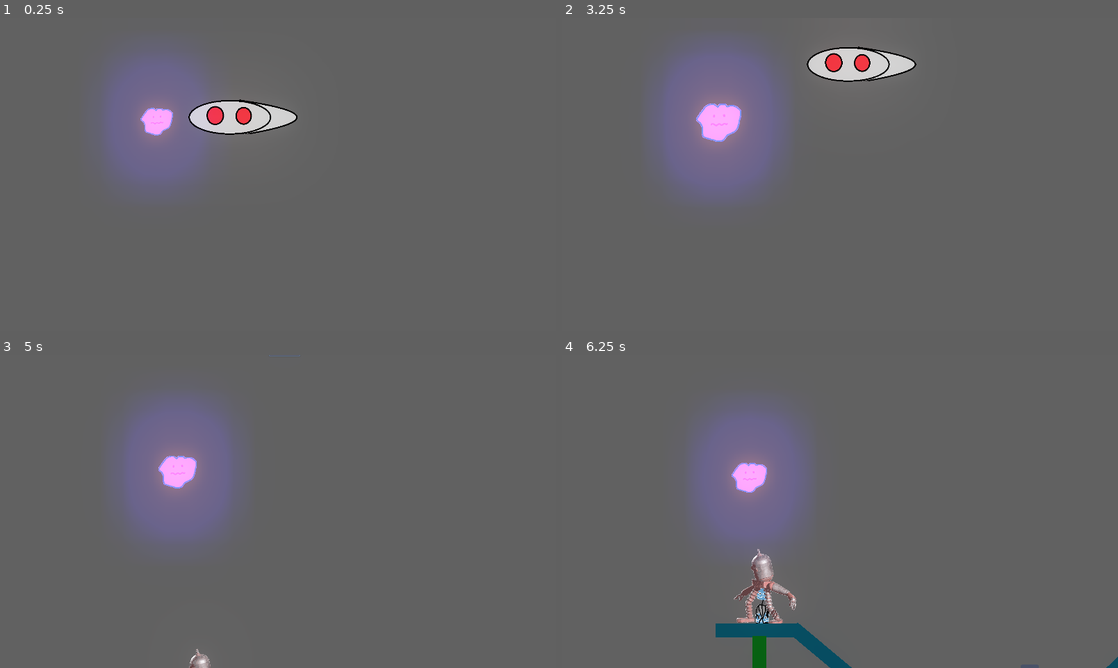
Above: before the commit, frames 1-4 (two rows, left to right).
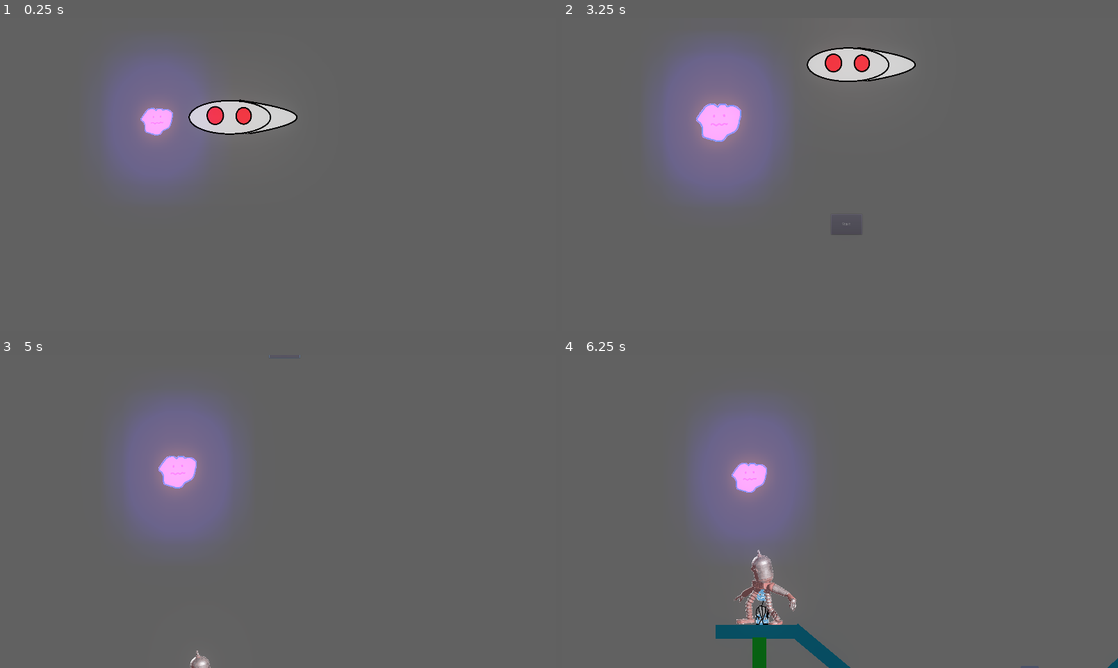
Above: after the commit, the same moments.

Repository: DeepHorizonsCL/perrobot
Game: Godot game, scene res://Scenes/Mapa.tscn
Two runs of this game, one before a commit and one after it. Both use one fixed random seed, a clock stepped at 60 frames per second and the inputs below. The engine's default icon, where the game draws it, is replaced by a stand-in: a white triangle on a blue panel in a dark square.
Inputs:
- Up to frame 1 (0.25 s): no input
- Up to frame 2 (3.25 s): tap Enter (ui_accept) at 0.5, 0.77, 1.52, 3.02 s; hold Right (ui_right) 0.53-2.03 s; hold Left (ui_left) 2.03-2.78 s; hold Right (ui_right) from 2.78 s (still down)
- Up to frame 3 (5 s): release Right (ui_right) at 3.5 s; click "Start" at 3.5 s; click "Start" at 4.25 s
- Up to frame 4 (6.25 s): hold Right (ui_right) 5.03-5.78 s; tap Enter (ui_accept) at 5.27, 6.02 s; hold Left (ui_left) from 5.78 s (still down)

The runs differ from the first frame. In frame 2, 0.2% of the frame differs, in the area x 44-64%, y 9-70%; in frame 3, 0.1%; in frame 4, 0.8%, in the area x 27-100%, y 62-100%.

Commit message:
MOD: Animación de muerte

Diff:
--- a/Objects/incorporeo.tscn
+++ b/Objects/Player/incorporeo.tscn
@@ -3,16 +3,17 @@
 [ext_resource path="res://Sprites/incorporeo.png" type="Texture" id=1]
 [ext_resource path="res://Scripts/incorporeo.gd" type="Script" id=2]
 
-[sub_resource type="CircleShape2D" id=2]
+[sub_resource type="CircleShape2D" id=1]
 radius = 39.1948
 
 [node name="Incorporeo" type="Node2D"]
+modulate = Color( 6.87, 1.75, 21.38, 0.2 )
 script = ExtResource( 2 )
 
 [node name="Area2D" type="Area2D" parent="."]
 
 [node name="CollisionShape2D" type="CollisionShape2D" parent="Area2D"]
-shape = SubResource( 2 )
+shape = SubResource( 1 )
 
 [node name="incorporeo" type="Sprite" parent="."]
 texture = ExtResource( 1 )
--- a/Objects/Player/roboto.tscn
+++ b/Objects/Player/roboto.tscn
@@ -16,15 +16,11 @@
 [ext_resource path="res://Sprites/roboto/chikito/idle_chikito/Idle_chikito0002.png" type="Texture" id=14]
 [ext_resource path="res://Sprites/roboto/chikito/idle_chikito/Idle_chikito0003.png" type="Texture" id=15]
 [ext_resource path="res://Sprites/roboto/chikito/idle_chikito/Idle_chikito0004.png" type="Texture" id=16]
-[ext_resource path="res://Sprites/roboto/chikito/corriendo_chikito/run_chikito0005.png" type="Texture" id=17]
 [ext_resource path="res://Sprites/roboto/chikito/saltando/land/saltando_chikito0020.png" type="Texture" id=18]
-[ext_resource path="res://Sprites/roboto/chikito/corriendo_chikito/run_chikito0006.png" type="Texture" id=19]
-[ext_resource path="res://Sprites/roboto/chikito/corriendo_chikito/run_chikito0008.png" type="Texture" id=20]
 [ext_resource path="res://Sprites/roboto/chikito/idle_chikito/Idle_chikito0024.png" type="Texture" id=21]
 [ext_resource path="res://Sprites/roboto/chikito/saltando/presalto/saltando_chikito0000.png" type="Texture" id=22]
 [ext_resource path="res://Sprites/roboto/chikito/idle_chikito/Idle_chikito0011.png" type="Texture" id=23]
 [ext_resource path="res://Sprites/roboto/chikito/saltando/presalto/saltando_chikito0008.png" type="Texture" id=24]
-[ext_resource path="res://Sprites/roboto/chikito/corriendo_chikito/run_chikito0004.png" type="Texture" id=25]
 [ext_resource path="res://Sprites/roboto/chikito/idle_chikito/Idle_chikito0007.png" type="Texture" id=26]
 [ext_resource path="res://Sprites/roboto/chikito/idle_chikito/Idle_chikito0016.png" type="Texture" id=27]
 [ext_resource path="res://Sprites/roboto/chikito/saltando/land/saltando_chikito0024.png" type="Texture" id=28]
@@ -33,28 +29,22 @@
 [ext_resource path="res://Sprites/roboto/chikito/idle_chikito/Idle_chikito0014.png" type="Texture" id=31]
 [ext_resource path="res://Sprites/roboto/chikito/saltando/land/saltando_chikito0025.png" type="Texture" id=32]
 [ext_resource path="res://Sprites/roboto/chikito/saltando/land/saltando_chikito0026.png" type="Texture" id=33]
-[ext_resource path="res://Sprites/roboto/chikito/corriendo_chikito/run_chikito0002.png" type="Texture" id=34]
 [ext_resource path="res://Sprites/roboto/chikito/saltando/postsalto/saltando_chikito0014.png" type="Texture" id=35]
-[ext_resource path="res://Sprites/roboto/chikito/corriendo_chikito/run_chikito0009.png" type="Texture" id=36]
 [ext_resource path="res://Sprites/roboto/chikito/idle_chikito/Idle_chikito0027.png" type="Texture" id=37]
 [ext_resource path="res://Sprites/roboto/chikito/saltando/salto/saltando_chikito0012.png" type="Texture" id=38]
 [ext_resource path="res://Sprites/roboto/chikito/saltando/presalto/saltando_chikito0007.png" type="Texture" id=39]
-[ext_resource path="res://Sprites/roboto/chikito/corriendo_chikito/run_chikito0001.png" type="Texture" id=40]
 [ext_resource path="res://Sprites/roboto/chikito/idle_chikito/Idle_chikito0015.png" type="Texture" id=41]
 [ext_resource path="res://Sprites/roboto/chikito/idle_chikito/Idle_chikito0009.png" type="Texture" id=42]
-[ext_resource path="res://Sprites/roboto/chikito/corriendo_chikito/run_chikito0000.png" type="Texture" id=43]
 [ext_resource path="res://Sprites/roboto/chikito/idle_chikito/Idle_chikito0006.png" type="Texture" id=44]
 [ext_resource path="res://Sprites/roboto/chikito/idle_chikito/Idle_chikito0017.png" type="Texture" id=45]
 [ext_resource path="res://Sprites/roboto/chikito/idle_chikito/Idle_chikito0021.png" type="Texture" id=46]
 [ext_resource path="res://Sprites/roboto/chikito/idle_chikito/Idle_chikito0026.png" type="Texture" id=47]
 [ext_resource path="res://Sprites/roboto/chikito/saltando/postsalto/saltando_chikito0015.png" type="Texture" id=48]
 [ext_resource path="res://Sprites/roboto/chikito/saltando/land/saltando_chikito0023.png" type="Texture" id=49]
-[ext_resource path="res://Sprites/roboto/chikito/corriendo_chikito/run_chikito0010.png" type="Texture" id=50]
 [ext_resource path="res://Sprites/roboto/chikito/saltando/presalto/saltando_chikito0004.png" type="Texture" id=51]
 [ext_resource path="res://Sprites/roboto/chikito/saltando/presalto/saltando_chikito0006.png" type="Texture" id=52]
 [ext_resource path="res://Sprites/roboto/chikito/saltando/land/saltando_chikito0022.png" type="Texture" id=53]
 [ext_resource path="res://Sprites/roboto/chikito/saltando/presalto/saltando_chikito0005.png" type="Texture" id=54]
-[ext_resource path="res://Sprites/roboto/chikito/corriendo_chikito/run_chikito0007.png" type="Texture" id=55]
 [ext_resource path="res://Sprites/roboto/chikito/idle_chikito/Idle_chikito0022.png" type="Texture" id=56]
 [ext_resource path="res://Sprites/roboto/chikito/idle_chikito/Idle_chikito0023.png" type="Texture" id=57]
 [ext_resource path="res://Sprites/roboto/chikito/idle_chikito/Idle_chikito0008.png" type="Texture" id=58]
@@ -74,18 +64,9 @@
 [ext_resource path="res://Sprites/roboto/chikito/idle_chikito/Idle_chikito0019.png" type="Texture" id=72]
 [ext_resource path="res://Sprites/roboto/chikito/idle_chikito/Idle_chikito0005.png" type="Texture" id=73]
 [ext_resource path="res://Sprites/roboto/chikito/saltando/land/saltando_chikito0021.png" type="Texture" id=74]
-[ext_resource path="res://Sprites/roboto/chikito/corriendo_chikito/run_chikito0003.png" type="Texture" id=75]
 [ext_resource path="res://Sprites/roboto/chikito/saltando/salto/saltando_chikito0010.png" type="Texture" id=76]
 [ext_resource path="res://Sprites/roboto/chikito/idle_chikito/Idle_chikito0018.png" type="Texture" id=77]
 [ext_resource path="res://Sprites/roboto/chikito/saltando/salto/saltando_chikito0013.png" type="Texture" id=78]
-[ext_resource path="res://Sprites/roboto/chikito/corriendo_chikito/run_chikito0012.png" type="Texture" id=79]
-[ext_resource path="res://Sprites/roboto/chikito/corriendo_chikito/run_chikito0013.png" type="Texture" id=80]
-[ext_resource path="res://Sprites/roboto/chikito/corriendo_chikito/run_chikito0014.png" type="Texture" id=81]
-[ext_resource path="res://Sprites/roboto/chikito/corriendo_chikito/run_chikito0015.png" type="Texture" id=82]
-[ext_resource path="res://Sprites/roboto/chikito/corriendo_chikito/run_chikito0016.png" type="Texture" id=83]
-[ext_resource path="res://Sprites/roboto/chikito/corriendo_chikito/run_chikito0011.png" type="Texture" id=84]
-[ext_resource path="res://Sprites/roboto/chikito/corriendo_chikito/run_chikito0018.png" type="Texture" id=85]
-[ext_resource path="res://Sprites/roboto/chikito/corriendo_chikito/run_chikito0017.png" type="Texture" id=86]
 
 [sub_resource type="CircleShape2D" id=1]
 radius = 21.1276
@@ -107,20 +88,15 @@
 "name": "land",
 "speed": 30.0
 }, {
-"frames": [ ExtResource( 35 ), ExtResource( 48 ), ExtResource( 68 ) ],
+"frames": [ ExtResource( 22 ), ExtResource( 66 ), ExtResource( 67 ), ExtResource( 70 ), ExtResource( 51 ), ExtResource( 54 ), ExtResource( 52 ), ExtResource( 39 ), ExtResource( 24 ) ],
 "loop": false,
-"name": "post_jump",
-"speed": 25.0
+"name": "pre_jump",
+"speed": 30.0
 }, {
 "frames": [ ExtResource( 35 ), ExtResource( 48 ), ExtResource( 68 ) ],
 "loop": false,
 "name": "post_jump",
 "speed": 25.0
-}, {
-"frames": [ ExtResource( 22 ), ExtResource( 66 ), ExtResource( 67 ), ExtResource( 70 ), ExtResource( 51 ), ExtResource( 54 ), ExtResource( 52 ), ExtResource( 39 ), ExtResource( 24 ) ],
-"loop": false,
-"name": "pre_jump",
-"speed": 30.0
 } ]
 
 [node name="roboto" type="KinematicBody2D"]
@@ -186,7 +162,7 @@
 one_shot = true
 
 [node name="TimerMuerte" type="Timer" parent="."]
-wait_time = 1.65
+wait_time = 6.24
 
 [node name="ani_cabeza_brazos_piernas" type="AnimatedSprite" parent="."]
 position = Vector2( 7.43451, -103.469 )
--- a/Objects/nave.tscn
+++ b/Objects/nave.tscn
@@ -10,7 +10,7 @@
 texture = ExtResource( 1 )
 
 [node name="cambioRitmo" type="Timer" parent="."]
-wait_time = 3.45
+wait_time = 3.24
 one_shot = true
 autostart = true
 [connection signal="timeout" from="cambioRitmo" to="." method="_on_cambioRitmo_timeout"]
--- a/Scenes/Mapa.tscn
+++ b/Scenes/Mapa.tscn
@@ -6,7 +6,7 @@
 [ext_resource path="res://Objects/Bloqueador.tscn" type="PackedScene" id=4]
 [ext_resource path="res://Objects/Player/parterobot.tscn" type="PackedScene" id=5]
 [ext_resource path="res://Objects/puas.tscn" type="PackedScene" id=6]
-[ext_resource path="res://Objects/incorporeo.tscn" type="PackedScene" id=7]
+[ext_resource path="res://Objects/Player/incorporeo.tscn" type="PackedScene" id=7]
 [ext_resource path="res://Objects/nave.tscn" type="PackedScene" id=8]
 
 [sub_resource type="Environment" id=1]
@@ -205,10 +205,10 @@
 cantidad = 2
 
 [node name="espinas" parent="." instance=ExtResource( 6 )]
-position = Vector2( 172.004, 3213.64 )
+position = Vector2( 171.559, 3218.99 )
 
 [node name="espinas2" parent="." instance=ExtResource( 6 )]
-position = Vector2( 351.344, 546.065 )
+position = Vector2( 1863.3, 169.322 )
 
 [node name="Button" type="Button" parent="."]
 margin_left = 485.134
@@ -222,6 +222,7 @@
 
 [node name="incorporeo" parent="." instance=ExtResource( 7 )]
 position = Vector2( 97.1409, -1744.45 )
+inicializarrobot = true
 robotopath = NodePath("../roboto")
 buttonpath = NodePath("../Button")
 camerapath = NodePath("CameraMasa")
@@ -229,9 +230,6 @@
 
 [node name="CollisionShape2D" parent="incorporeo/Area2D" index="0"]
 position = Vector2( -2.3811, -0.793701 )
-
-[node name="incorporeo" parent="incorporeo" index="1"]
-modulate = Color( 6.87059, 1.74902, 21.3804, 0.192157 )
 
 [node name="CameraMasa" type="Camera2D" parent="incorporeo"]
 position = Vector2( 418.649, 197.799 )
--- a/Scripts/incorporeo.gd
+++ b/Scripts/incorporeo.gd
@@ -1,26 +1,41 @@
 extends Node2D
 
 var bajando = true
+var subiendo = false
 var haciarobot =false
+export var inicializarrobot = false
 var bajada_speed = 62
+var subida_speed = 212
 var speed = 0.45
 
 export (NodePath) var robotopath
-onready var roboto = get_node(robotopath)
+export (NodePath) var buttonpath
+export (NodePath) var camerapath
+export (NodePath) var camerarobopath
 
-export (NodePath) var buttonpath
-onready var button = get_node(buttonpath)
-
-export (NodePath) var camerapath
-onready var mycamera = get_node(camerapath)
-
-export (NodePath) var camerarobopath
-onready var robotocamera = get_node(camerarobopath)
+var roboto
+var button
+var mycamera
+var robotocamera
 
 var destello = preload("res://Objects/destello.tscn")
 
 func _ready():
-	button.visible = false
+
+	if robotopath != "":
+		roboto = get_node(robotopath)
+
+	if buttonpath != "":
+		button = get_node(buttonpath)
+
+	if camerapath != "":
+		mycamera = get_node(camerapath)
+
+	if camerarobopath != "":
+		robotocamera = get_node(camerarobopath)
+
+	if button != null:
+		button.visible = false
 
 func _process(delta):
 	if bajando:
@@ -28,18 +43,28 @@
 		if scale.x < 1.45:
 			scale += Vector2(0.0025,0.0025)
 
+	if subiendo:
+		if scale.x < 1.45:
+			scale += Vector2(0.0025,0.0025)
+		else:
+			subida_speed += 12
+		position.y -= subida_speed *delta
+		rotation_degrees += 6
+
 	if haciarobot:
 		global_transform = global_transform.interpolate_with(roboto.global_transform, delta * speed)
 
 func activateButton():
+	print ("soy la masa y me detengo")
 	button.visible = true
+	bajando = false
 
 func activateMasita():
 	haciarobot = true
 
 
 func _on_Area2D_body_entered(body):
-	if body.is_in_group("player"):
+	if body.is_in_group("player") and inicializarrobot:
 		print("crear destello")
 		var new_destello = destello.instance()
 		new_destello.poseedor = self
@@ -48,7 +73,8 @@
 
 func activate_roboto():
 		visible = false
-		mycamera.current = false
+		if mycamera != null:
+			mycamera.current = false
 		robotocamera.make_current()
 		roboto. init_robot()
 		queue_free()
--- a/Scripts/nave.gd
+++ b/Scripts/nave.gd
@@ -25,6 +25,6 @@
 
 
 func _on_cambioRitmo_timeout():
+	print ("stopMasita")
 	estado = 2
-	masita.bajando = false
 	masita.activateButton()
--- a/Scripts/playerController.gd
+++ b/Scripts/playerController.gd
@@ -6,7 +6,7 @@
 var cantidad_piernas = 0
 var cantidad_torso = 0
 var parte = preload("res://Objects/Player/parterobot.tscn")
-var nubecita = preload("res://Objects/Player/parterobot.tscn")
+var nubecita = preload("res://Objects/Player/incorporeo.tscn")
 var actual_ani
 
 #dirección
@@ -502,17 +502,20 @@
 
 		if cantidad_brazos + cantidad_piernas + cantidad_torso == 0:
 			move = 0
-			visible = false
+			#visible = false
+			var new_nubesita = nubecita.instance()
+			new_nubesita.subiendo = true
+			get_parent().add_child(new_nubesita)
+			new_nubesita.position +=  Vector2(position.x, position.y)
 			$TimerMuerte.start()
-
-		cantidad_brazos = 0
-		cantidad_piernas = 0
-		cantidad_torso = 0
-
-
-		update_piezas()
-
-		$TimerInmune.start()
+		else:
+			cantidad_brazos = 0
+			cantidad_piernas = 0
+			cantidad_torso = 0
+
+			update_piezas()
+
+			$TimerInmune.start()
 
 
 func _on_TimerInmune_timeout():
@@ -560,6 +563,5 @@
 
 
 
-
 func _on_TimerMuerte_timeout():
 	get_tree().reload_current_scene()
Not shown: 1 places in Objects/Player/roboto.tscn that only renumber resources
Not shown, changed: Scenes/Camera2D.vs
